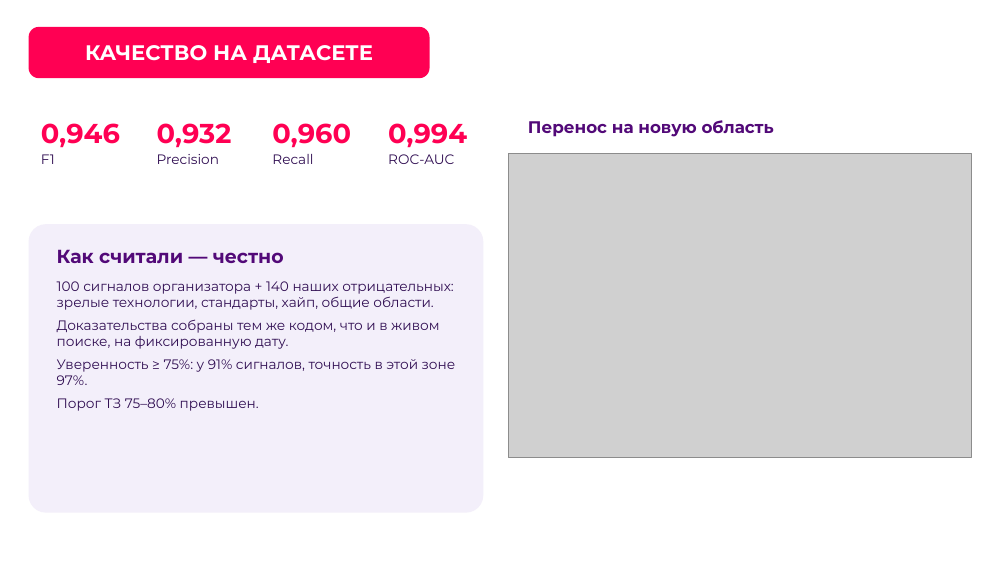
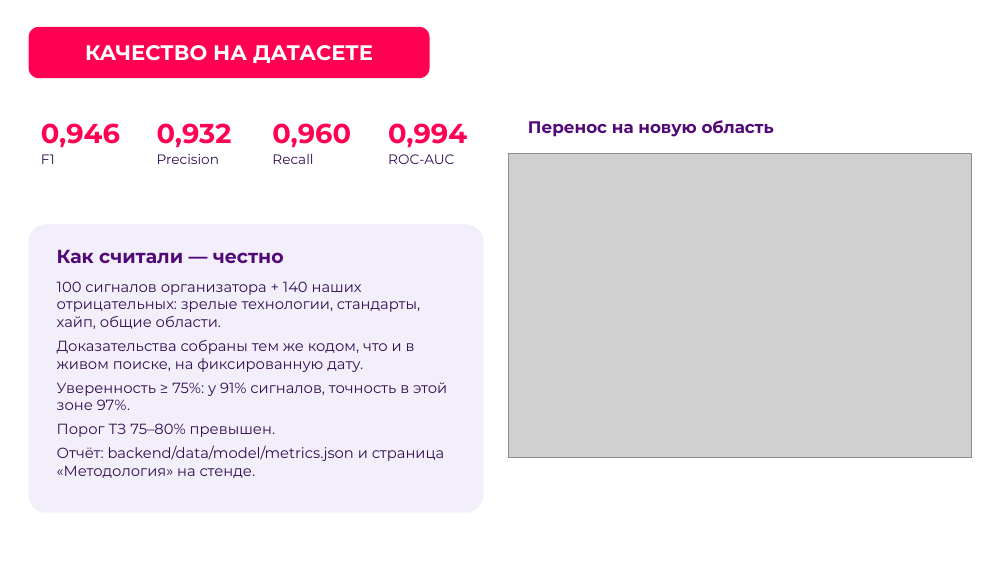
Before and after one commit to Krackenhell/lct-2026-weak-signals, a slide deck: slide 10 of presentation/Агенты_Москвы_Радар_слабых_сигналов.pptx. Drawn at 1008x567 pixels with LibreOffice and Linux fonts; fonts in the diff are those of the drawing; grey boxes stand for pictures; background and template pictures are left out. Boxes give left, top, right and bottom in pixels: in the first picture for what was removed or moved away, otherwise in the second. Text is boxed around its words. In the diff, an @@ line names an element or a change of style, - is before the commit and + after.

```diff
--- a/presentation/Агенты_Москвы_Радар_слабых_сигналов.pptx
+++ b/presentation/Агенты_Москвы_Радар_слабых_сигналов.pptx
@@ text at (57, 281, 447, 437): size 13 to 14 pt in "100 сигналов организатора + 140 наших отрицательных: ...", "Доказательства собраны тем же кодом, что и ...", "Уверенность ≥ 75%: у 91% сигналов, точность ...", "Порог ТЗ 75–80% превышен." @@
@@ text at (57, 445, 444, 478): paragraph added @@
+Отчёт: backend/data/model/metrics.json и страница «Методология» на стенде.
```
Also in this commit, not shown: 6 other slides changed, 5 other files.
